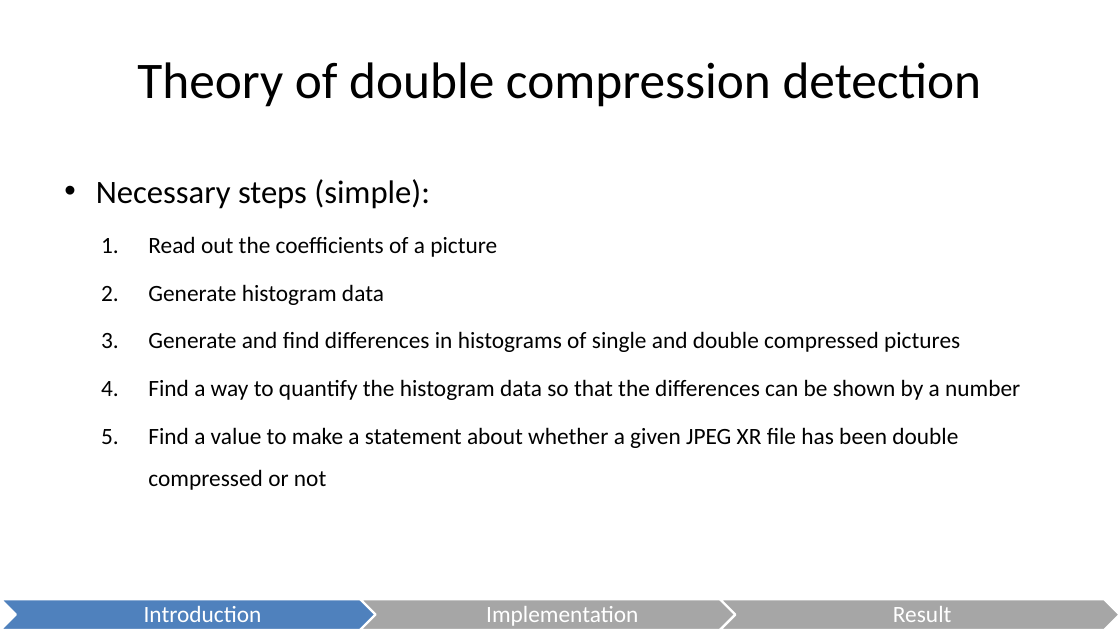
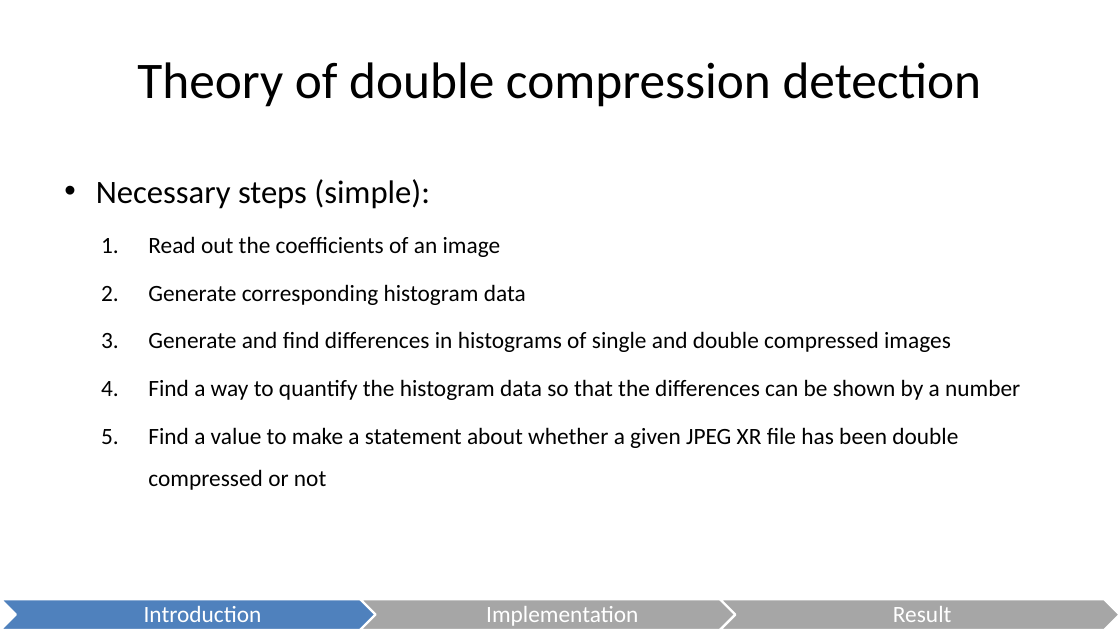
Before and after one commit to danielkocher/media_security_ps, a slide deck: slide 17 of JPEG XR.odp (slide 13 before the commit). Drawn at 1120x630 pixels with LibreOffice and Linux fonts; fonts in the diff are those of the drawing. Boxes give left, top, right and bottom in pixels: in the first picture for what was removed or moved away, otherwise in the second. Text is boxed around its words. In the diff, an @@ line names an element or a change of style, - is before the commit and + after.

```diff
--- a/JPEG XR.odp
+++ b/JPEG XR.odp
@@ text at bbox=[148, 236, 951, 352]: text changed @@
-  1. Read out the coefficients of a picture
-  2. Generate histogram data
-  3. Generate and find differences in histograms of single and double compressed pictures
+  1. Read out the coefficients of an image
+  2. Generate corresponding histogram data
+  3. Generate and find differences in histograms of single and double compressed images
```
Also in this commit, not shown: 5 other slides changed, 6 slides added.
